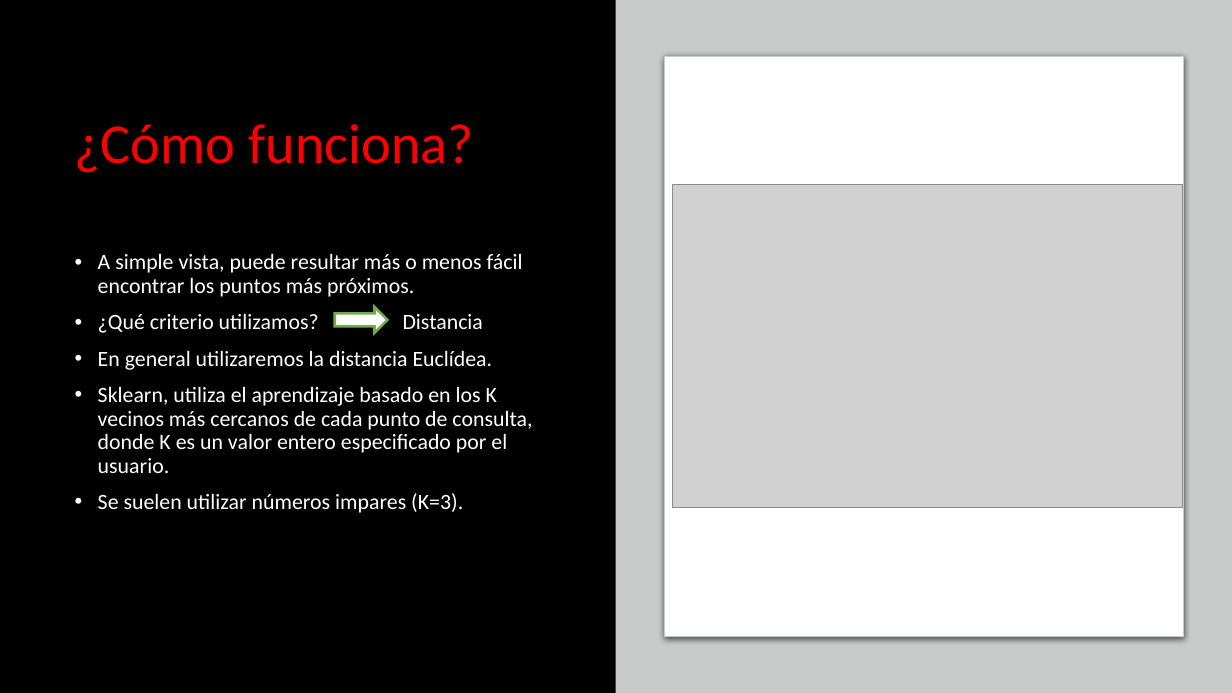
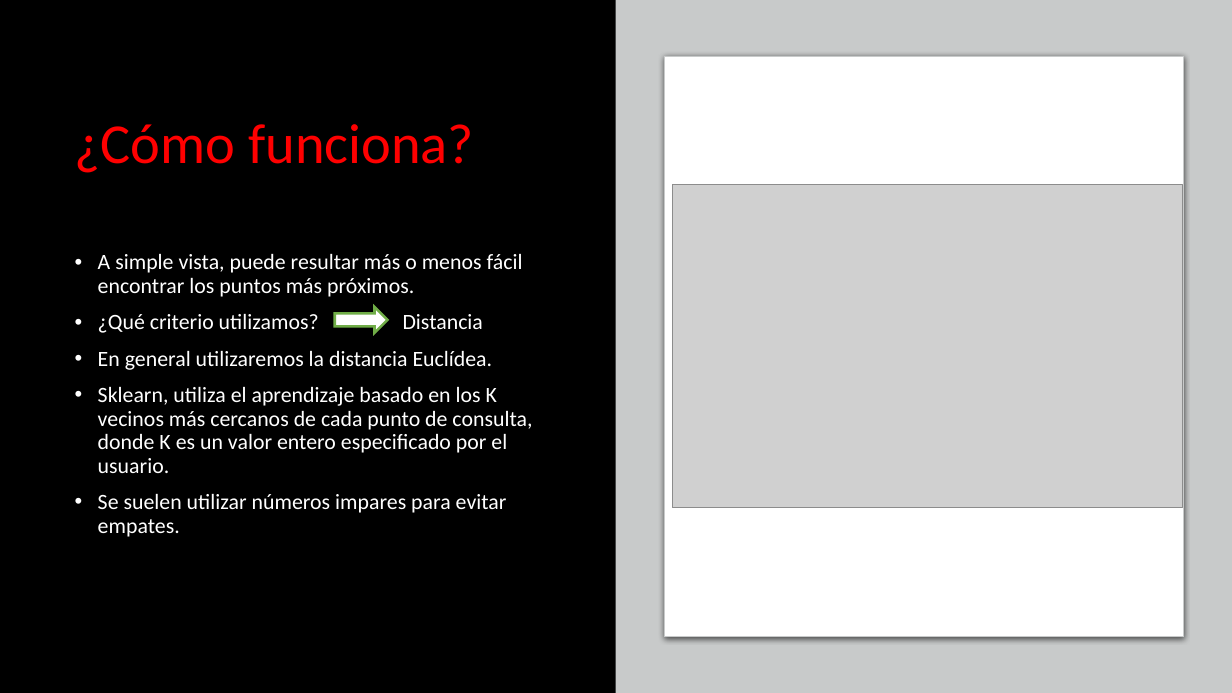
Before and after one commit to CarlosDiazGirol/thebridgedsftsep20, a slide deck: slide 3 of 3-Machine Learning/1-Supervisado/KNN/Machine Learning - KNN.pptx. Drawn at 1232x693 pixels with LibreOffice and Linux fonts; fonts in the diff are those of the drawing; grey boxes stand for pictures. Boxes give left, top, right and bottom in pixels: in the first picture for what was removed or moved away, otherwise in the second. Text is boxed around its words. In the diff, an @@ line names an element or a change of style, - is before the commit and + after.

Commit message:
actualizacion presentacion

```diff
--- a/3-Machine Learning/1-Supervisado/KNN/Machine Learning - KNN.pptx
+++ b/3-Machine Learning/1-Supervisado/KNN/Machine Learning - KNN.pptx
@@ text at (x1=98, y1=494, x2=507, y2=537): text changed @@
-• Se suelen utilizar números impares (K=3).
+• Se suelen utilizar números impares para evitar empates.
```
